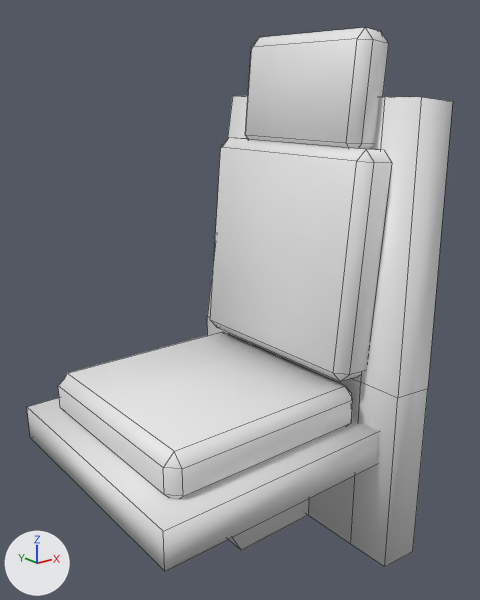
Two versions of the FBX model BadCommute/Assets/Meshes/ChairBase.fbx, one commit apart.
Camera for both pictures: a 50 mm lens placed at (-0.896, -11.458, 1.172), pointed at (0.25, -10.025, 0.599). Lighting does not change. The marker at lower left points along +X, +Y and +Z. Mesh edges are drawn as thin lines. Where no turn or scale is listed for an object, it has been applied to the vertices.

The first picture shows 'ChairBase'.
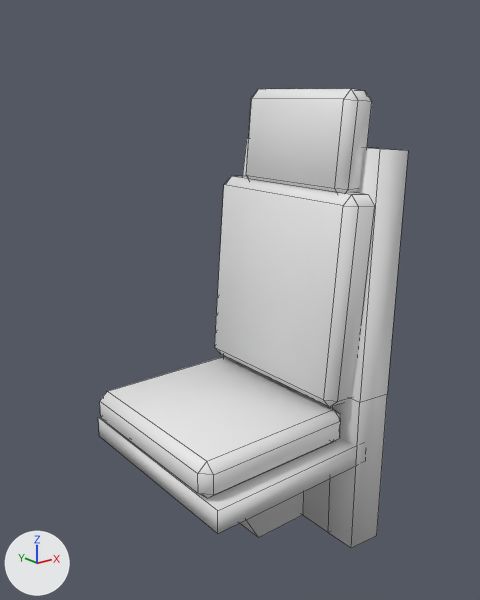
What differs and where, as boxes (x1, y1, x2, y2) in the pictures (480 x 600 px; the box of a moved part takes in the faces that stretch with it):
'ChairBase', reshaped (27% narrower, 15% shorter)
    before: (27, 28, 453, 571)
    after: (98, 89, 408, 548)
part 1 of me_cube_045, moved or reshaped
    before: (207, 96, 453, 567)
    after: (243, 138, 408, 548)
part 2 of me_cube_045, added
    after: (98, 417, 356, 533)
part 3 of me_cube_045, moved or reshaped
    before: (58, 332, 353, 499)
    after: (100, 356, 341, 498)
part 4 of me_cube_045, moved or reshaped
    before: (210, 138, 392, 382)
    after: (215, 176, 375, 407)
part 5 of me_cube_045, moved or reshaped
    before: (245, 28, 389, 149)
    after: (246, 89, 372, 193)
part 6 of me_cube_045, rebuilt
    before: (228, 499, 309, 550)
    after: (240, 491, 304, 538)
part 7 of me_cube_045, deleted
    before: (27, 398, 379, 571)

The change in detail:
me_cube_045 is used by ob_chairbase; location (0.321, -10.003, -0.163).
me_cube_045 had 108 vertices, 101 faces and spanned x -0.57..0.35, y -0.44..0.44, z -0.02..1.49.
me_cube_045 now has 108 vertices, 100 faces and spans x -0.39..0.32, y -0.32..0.32, z -0.01..1.34.
me_cube_045 part 1: the loose piece of 24 vertices spanning x 0.14..0.35, y -0.44..0.44, z -0.02..1.32 is scaled about the mesh origin by (0.9, 0.728, 0.9).
me_cube_045 part 2: a new loose piece, a box spanning x -0.376..0.176, y -0.315..0.318, z 0.281..0.347.
me_cube_045 part 3: the loose piece of 24 vertices spanning x -0.51..0.13, y -0.32..0.32, z 0.4..0.54 is scaled about its middle by (0.793, 0.9, 0.791), then moved by (0.05, 0.0, -0.07).
me_cube_045 part 4: the loose piece of 20 vertices spanning x 0.05..0.21, y -0.32..0.32, z 0.55..1.19 is scaled about its middle by (0.9, 0.9, 0.954), then moved by (-0.01, 0.0, -0.1).
me_cube_045 part 5: the loose piece of 24 vertices spanning x 0.12..0.28, y -0.26..0.24, z 1.17..1.49 is scaled about the mesh origin by 0.9.
me_cube_045 part 6: the loose piece of 8 vertices spanning x -0.33..0.14, y -0.12..0.12, z 0.0..0.33 is rebuilt with 8 vertices and now spans x -0.23..0.13, y -0.11..0.11, z 0.0..0.29.
me_cube_045 part 7: the loose piece of 8 vertices spanning x -0.57..0.2, y -0.38..0.39, z 0.31..0.42 is deleted.
